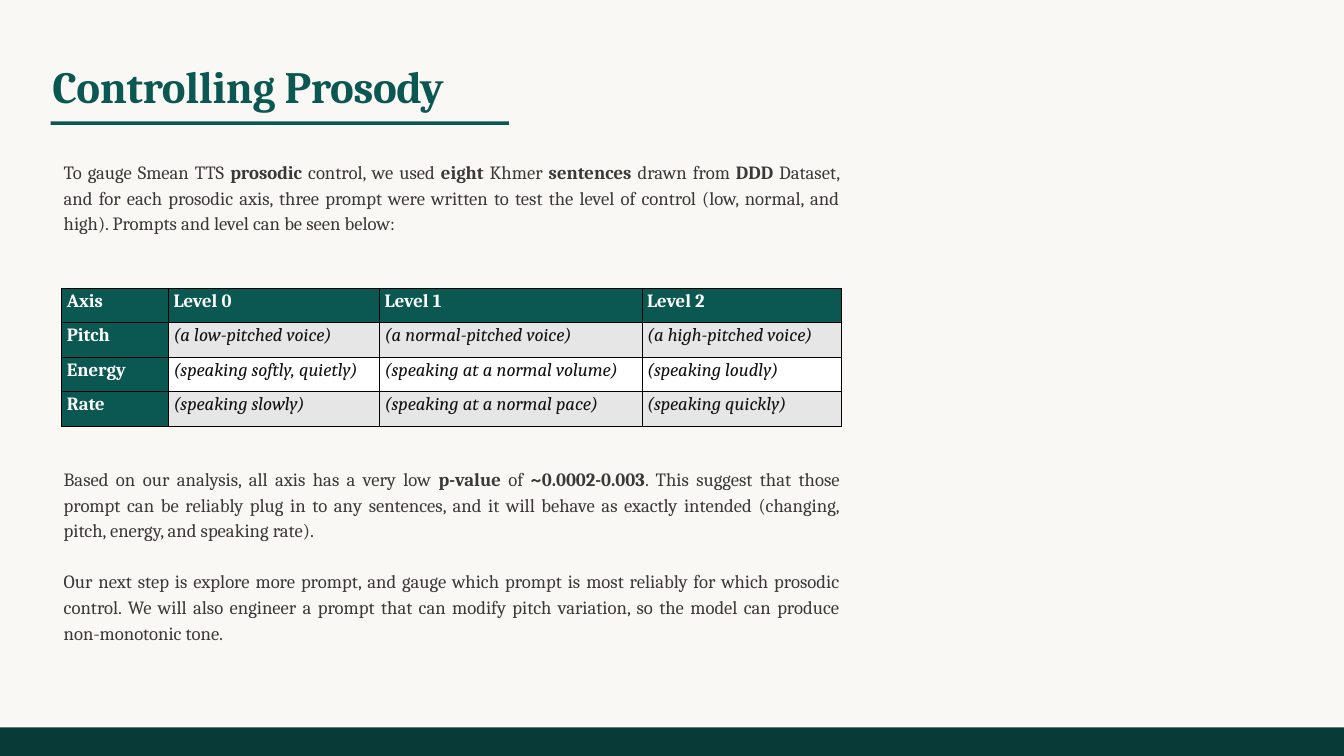
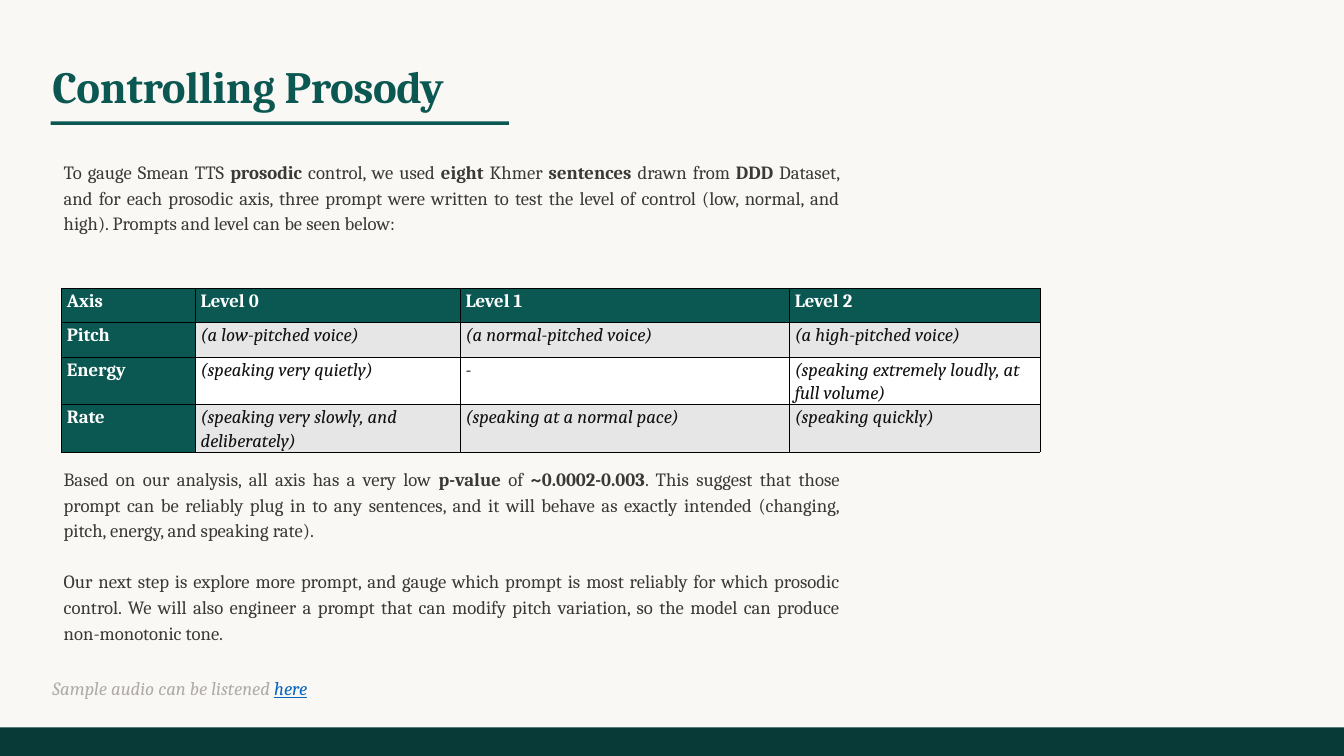
Before and after one commit to NDarayut/khmer-tts-research, a slide deck: slide 6 of reports/R&D_Weekly_Update.pptx. Drawn at 1344x756 pixels with LibreOffice and Linux fonts; fonts in the diff are those of the drawing. Boxes give left, top, right and bottom in pixels: in the first picture for what was removed or moved away, otherwise in the second. Text is boxed around its words. In the diff, an @@ line names an element or a change of style, - is before the commit and + after.

```diff
--- a/reports/R&D_Weekly_Update.pptx
+++ b/reports/R&D_Weekly_Update.pptx
@@ table at (x1=62, y1=288, x2=1040, y2=455) @@
-row 3: Energy | (speaking softly, quietly) | (speaking at a normal volume) | (speaking loudly)
+row 3: Energy | (speaking very quietly) | - | (speaking extremely loudly, at full volume)
-row 4, column 2: (speaking slowly)
+row 4, column 2: (speaking very slowly, and deliberately)
@@ table resized from (x1=62, y1=288, x2=841, y2=426) to (x1=62, y1=288, x2=1040, y2=455) @@
@@ text added at (x1=52, y1=682, x2=307, y2=699), 20 pt, text #AFABAB, italic @@
+Sample audio can be listened here
```
Also in this commit, not shown: 2 slides added.
